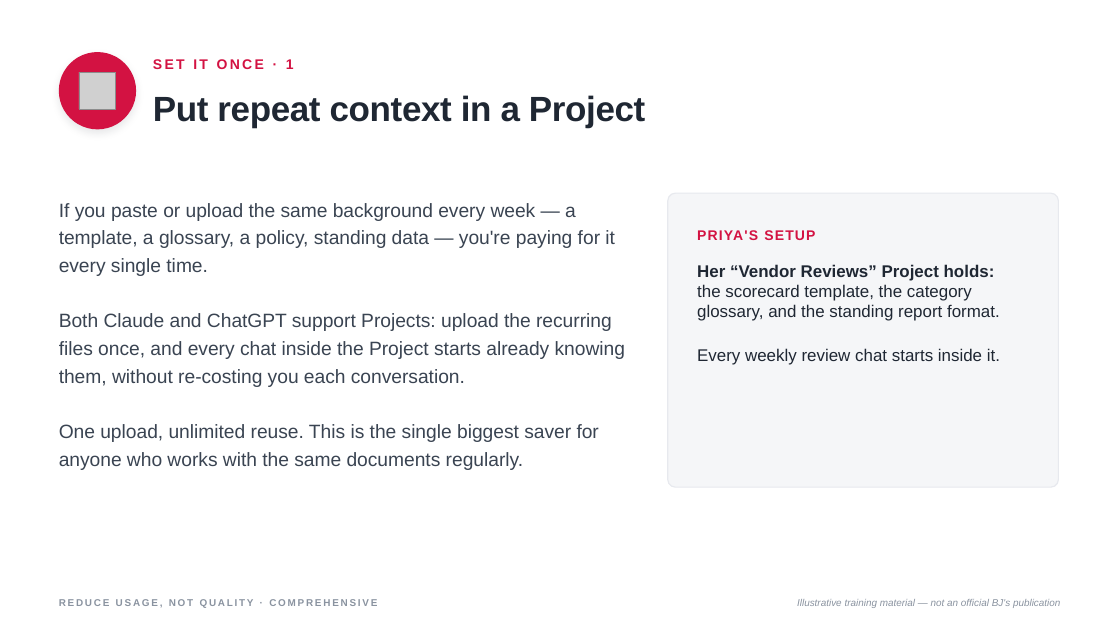
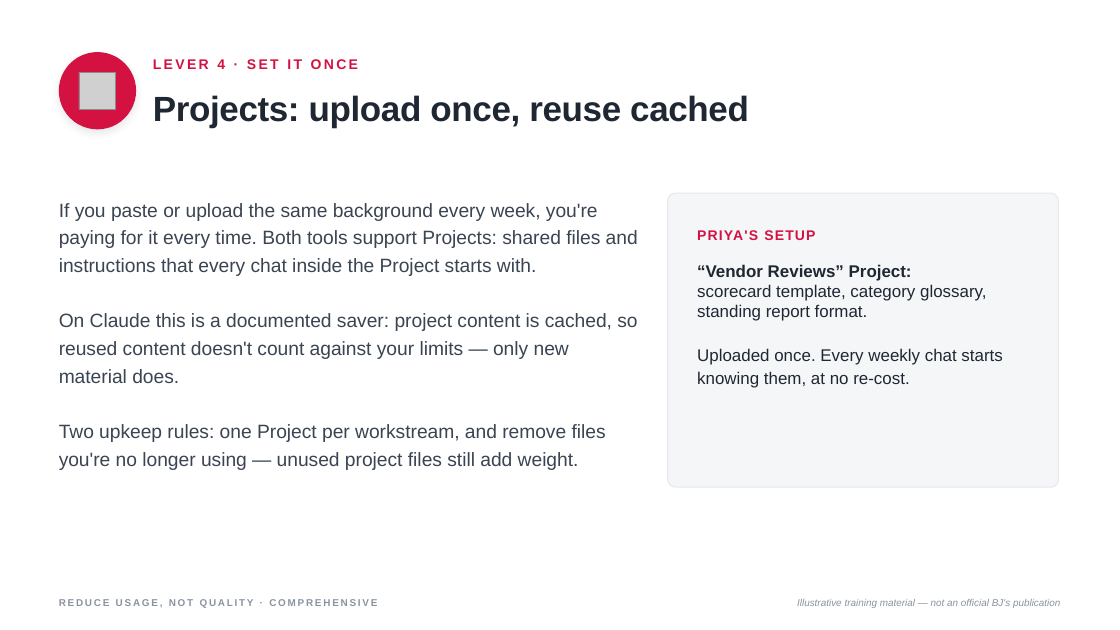
Before and after one commit to machinegenai/pe, a slide deck: slide 15 of Reduce Usage Not Quality Comprehensive.pptx (slide 14 before the commit). Drawn at 1120x630 pixels with LibreOffice and Linux fonts; fonts in the diff are those of the drawing; grey boxes stand for pictures. Boxes give left, top, right and bottom in pixels: in the first picture for what was removed or moved away, otherwise in the second. Text is boxed around its words. In the diff, an @@ line names an element or a change of style, - is before the commit and + after.

```diff
--- a/Reduce Usage Not Quality Comprehensive.pptx
+++ b/Reduce Usage Not Quality Comprehensive.pptx
@@ text at (153,59,358,69): text changed @@
-SET IT ONCE · 1
+LEVER 4 · SET IT ONCE
@@ text at (153,95,749,128): text changed @@
-Put repeat context in a Project
+Projects: upload once, reuse cached
@@ text at (59,203,638,470): text changed @@
-If you paste or upload the same background every week — a template, a glossary, a policy, standing data — you're paying for it every single time.
-Both Claude and ChatGPT support Projects: upload the recurring files once, and every chat inside the Project starts already knowing them, without re-costing you each conversation.
-One upload, unlimited reuse. This is the single biggest saver for anyone who works with the same documents regularly.
+If you paste or upload the same background every week, you're paying for it every time. Both tools support Projects: shared files and instructions that every chat inside the Project starts with.
+On Claude this is a documented saver: project content is cached, so reused content doesn't count against your limits — only new material does.
+Two upkeep rules: one Project per workstream, and remove files you're no longer using — unused project files still add weight.
@@ text at (697,264,1002,388): text changed @@
-Her “Vendor Reviews” Project holds:
-the scorecard template, the category glossary, and the standing report format.
-Every weekly review chat starts inside it.
+“Vendor Reviews” Project:
+scorecard template, category glossary, standing report format.
+Uploaded once. Every weekly chat starts knowing them, at no re-cost.
```
Also in this commit, not shown: 26 other slides changed, 1 slide added.
